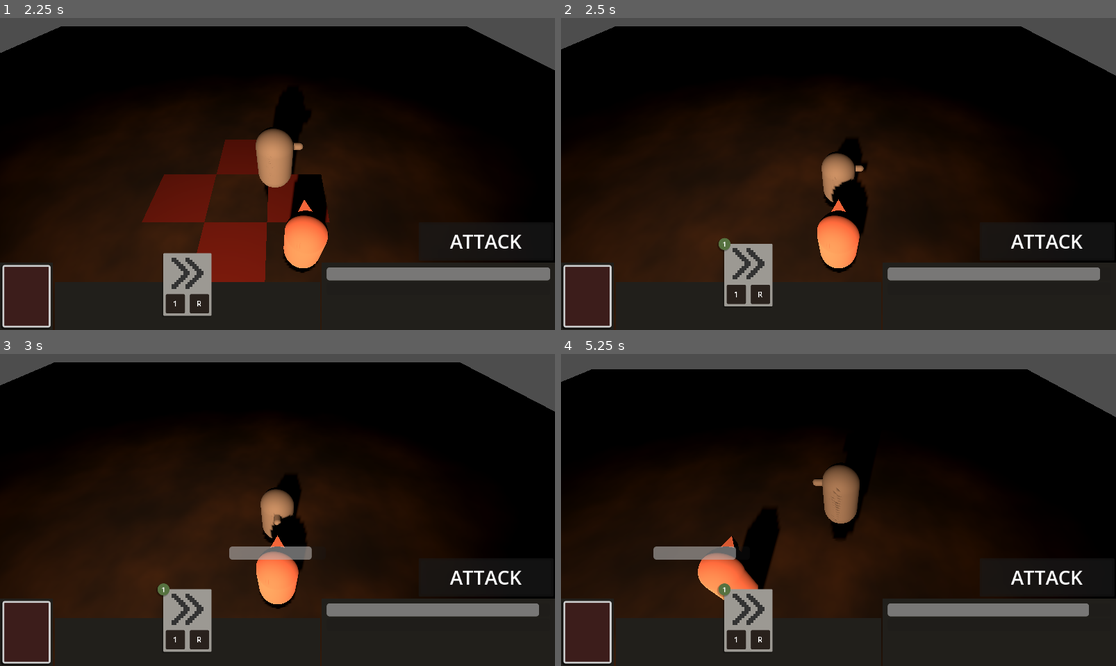
Above: before the commit, frames 1-4 (two rows, left to right).
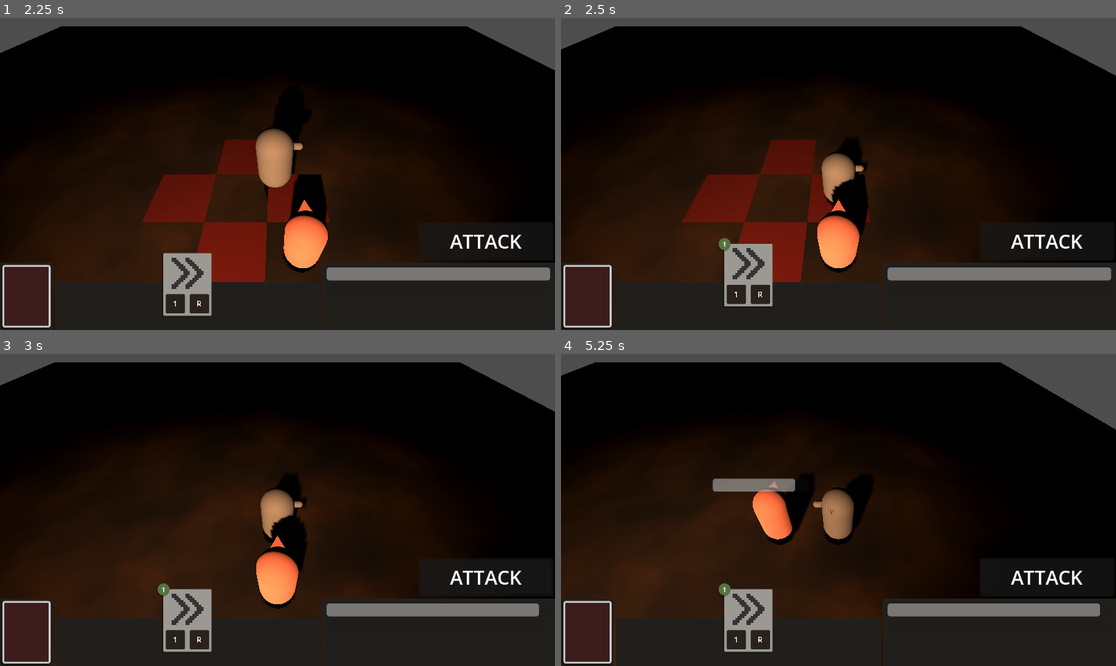
Above: after the commit, the same moments.

Repository: horsewaffle/game-off-2026
Game: Godot game, scene res://scenes/game_space.tscn
Two runs of this game, one before a commit and one after it. Both use one fixed random seed, a clock stepped at 60 frames per second and the inputs below.
Inputs (mouse positions are in pixels of both pictures, inside the frame that each line leads up to):
- Up to frame 1 (2.25 s): click (27, 295) at 0.5 s; click "ATTACK" at 1.25 s; tap Enter at 2 s; move the mouse to (188, 292) at 2.02 s; hold D (MOVE_RIGHT) from 2.03 s (still down); click (188, 292) at 2.17 s
- Up to frame 2 (2.5 s): keep holding D (MOVE_RIGHT)
- Up to frame 3 (3 s): move the mouse to (166, 525) at 2.77 s; release D (MOVE_RIGHT) at 2.78 s; hold S (MOVE_DOWN) from 2.78 s (still down)
- Up to frame 4 (5.25 s): tap Space at 3.5 s; move the mouse to (894, 441) at 3.52 s; release S (MOVE_DOWN) at 3.53 s; hold D (MOVE_RIGHT) 3.53-4.28 s; move the mouse to (810, 572) at 4.27 s; hold W (MOVE_UP) 4.28-5.03 s; click (810, 572) at 4.42 s; move the mouse to (1005, 556) at 5.02 s; hold A (MOVE_LEFT) from 5.03 s (still down)

Frame 1 is identical in both runs. In frame 2, 4.7% of the frame differs, in the area x 21-100%, y 38-85%; in frame 3, 0.7%; in frame 4, 9.0%, in the area x 0-100%, y 2-85%.

Commit message:
fix: Wait for player move to end before passing to Enemy turn

Diff:
--- a/scripts/player/player_controller.gd
+++ b/scripts/player/player_controller.gd
@@ -64,7 +64,7 @@
 	camera_pos_updated.emit(target_pos)
 	can_take_action = false
 
-	super(target_pos)
+	await super(target_pos)
 
 func interact(pos: Vector2i, pos_entity: Entity = null):
 	if pos_entity == null:
